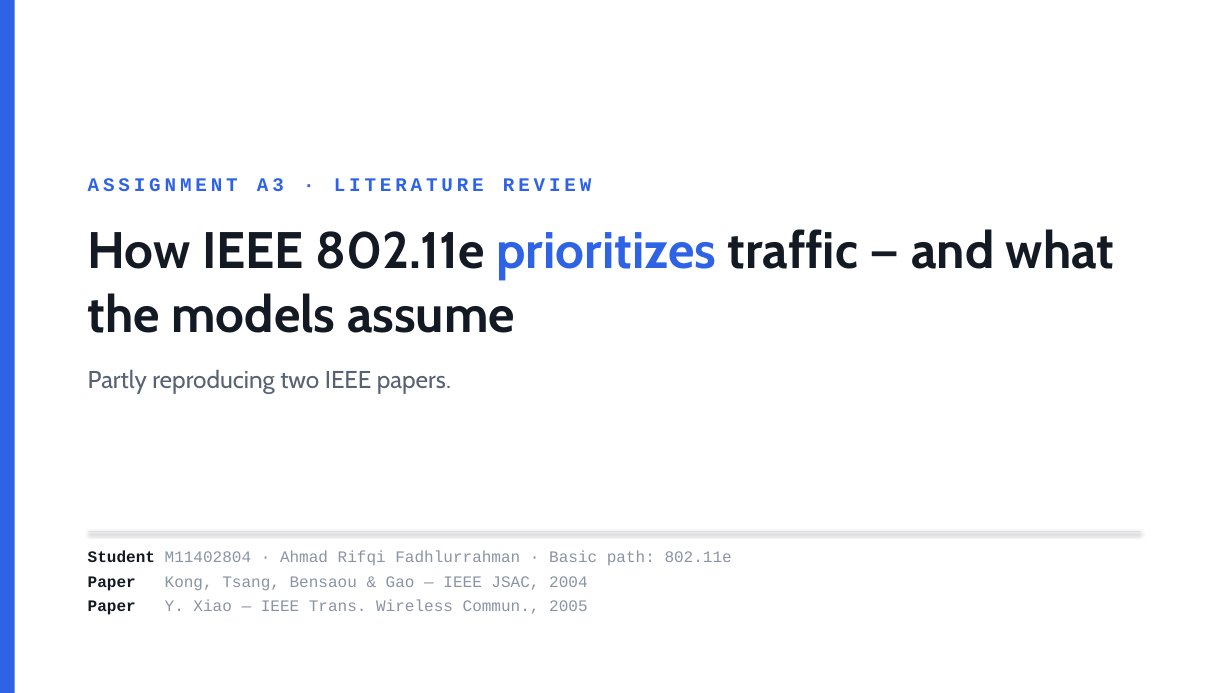
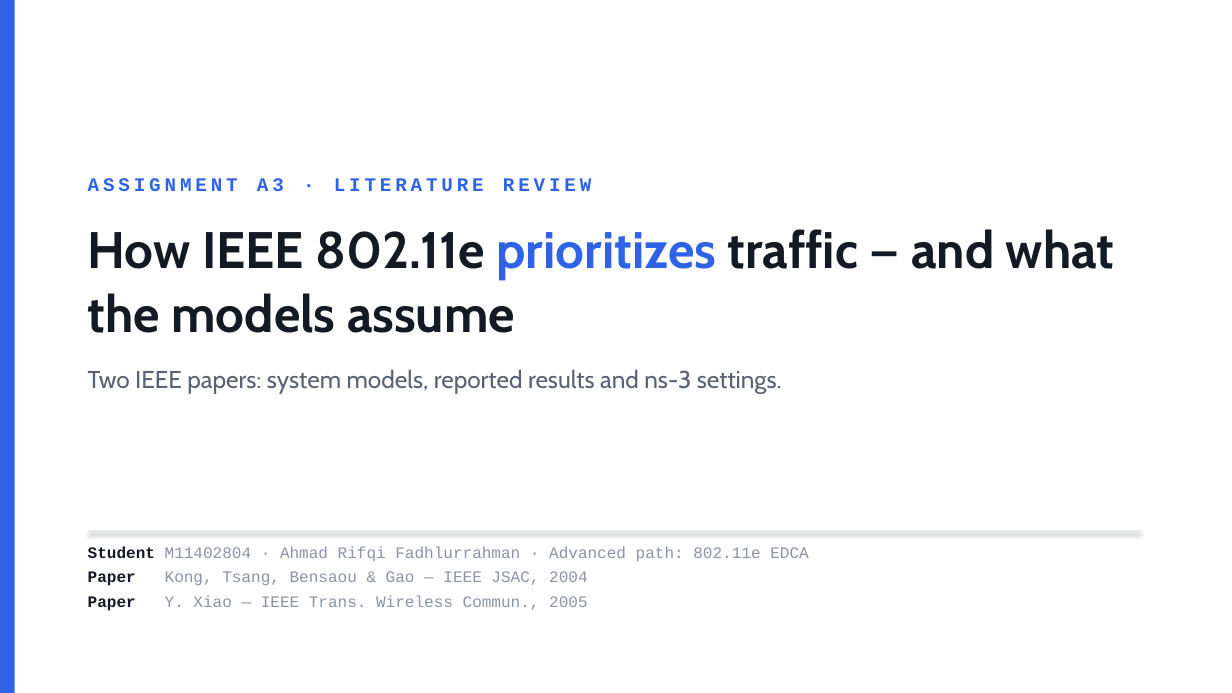
Before and after one commit to AhmadRifqi86/MWN-2026-M11402804-Rifqi, a slide deck: slide 1 of assets/ppt/a3-M11402804-AhmadRifqi.pptx. Drawn at 1232x693 pixels with LibreOffice and Linux fonts; fonts in the diff are those of the drawing. Boxes give left, top, right and bottom in pixels: in the first picture for what was removed or moved away, otherwise in the second. Text is boxed around its words. In the diff, an @@ line names an element or a change of style, - is before the commit and + after.

```diff
--- a/assets/ppt/a3-M11402804-AhmadRifqi.pptx
+++ b/assets/ppt/a3-M11402804-AhmadRifqi.pptx
@@ text at box(88, 369, 782, 394): text changed @@
-Partly reproducing two IEEE papers.
+Two IEEE papers: system models, reported results and ns-3 settings.
@@ text at box(88, 546, 808, 562): text changed @@
-Student M11402804 · Ahmad Rifqi Fadhlurrahman · Basic path: 802.11e
+Student M11402804 · Ahmad Rifqi Fadhlurrahman · Advanced path: 802.11e EDCA
```
Also in this commit, not shown: 11 other slides changed, 1 slide removed, 2 other files.
